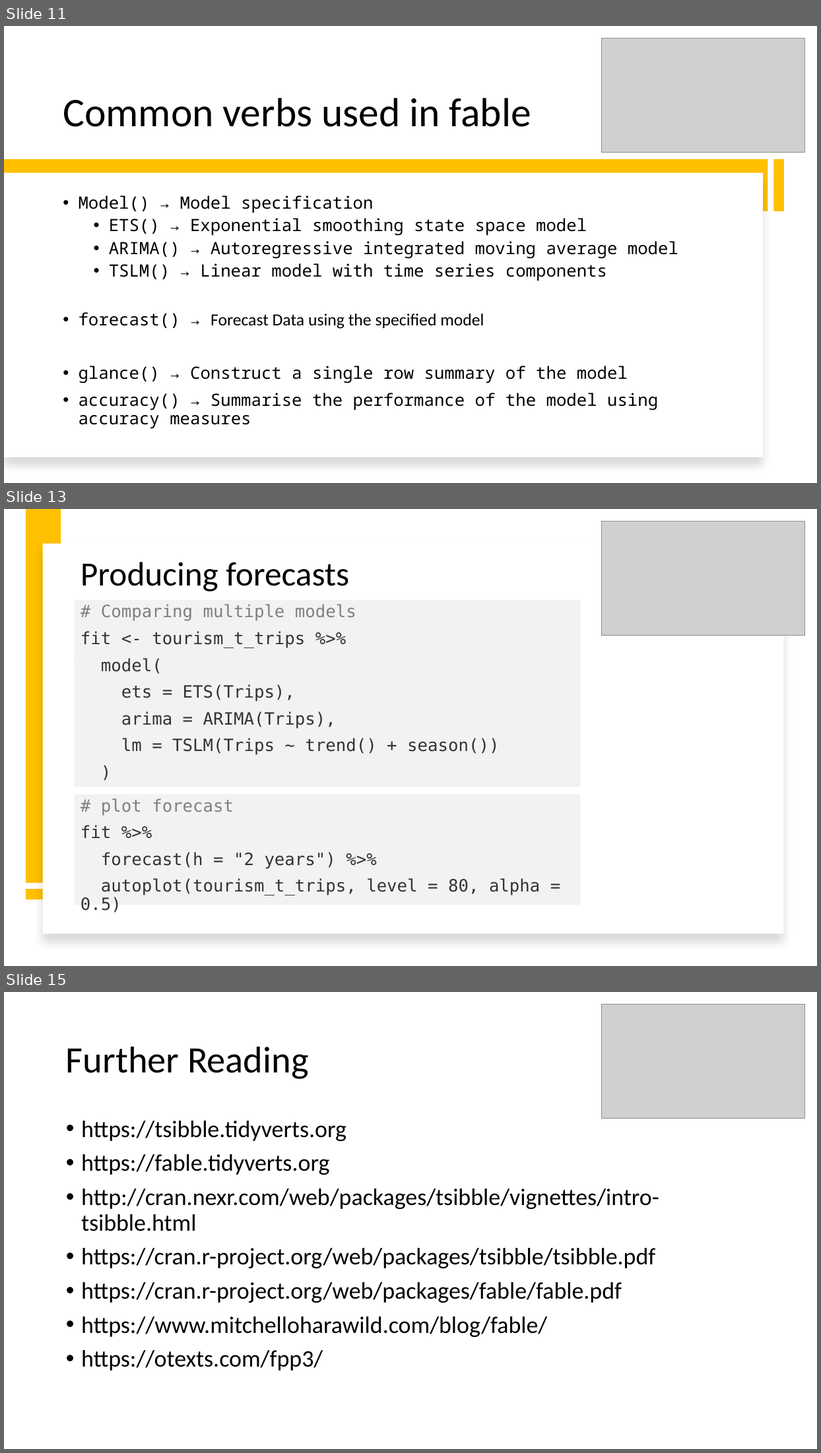
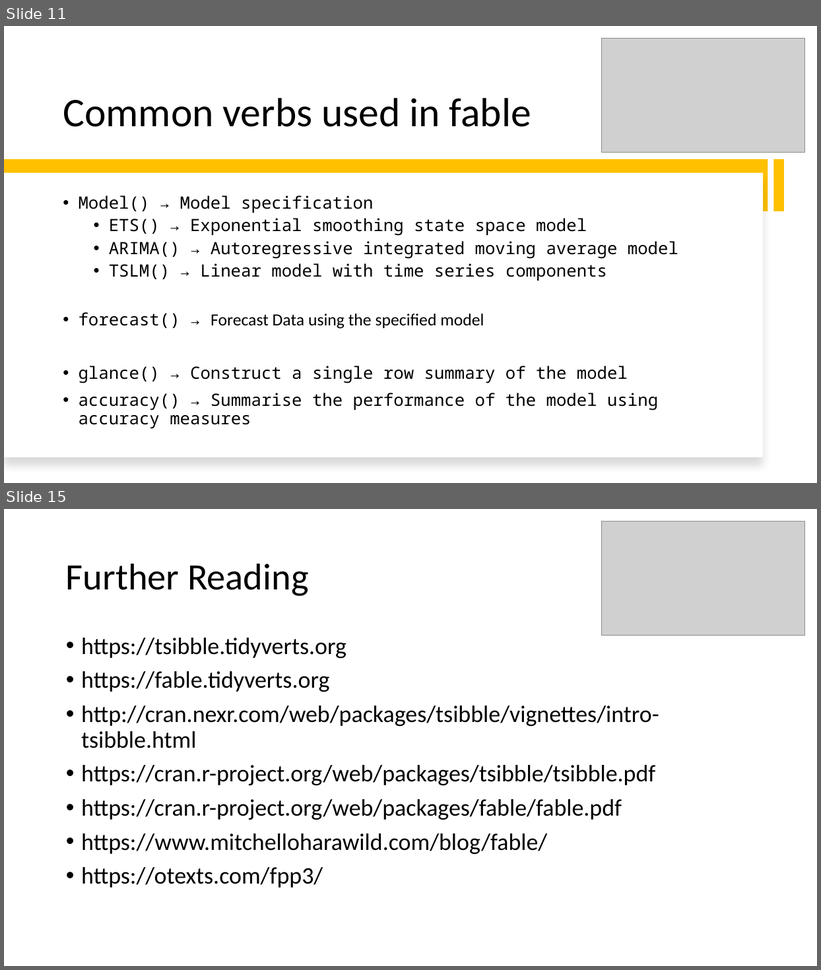
Before and after one commit to intro-to-data-science-22-workshop/-14-temporal-data-with-tsibble-and-fable-Samson-Krafft, a slide deck: tsibble and fable.pptx. Shown one above the other, each under a label of ours: slides 11, 13 and 15 before the commit, slides 11 and 15 after it; the slides between them are not shown. The pictures are 821x1453 and 821x970 pixels, drawn with LibreOffice and Linux fonts; fonts in the diff are those of the drawing; grey boxes stand for pictures; background and template pictures are left out. Boxes give left, top, right and bottom in pixels: in the first picture for what was removed or moved away, otherwise in the second. Text is boxed around its words. In the diff, an @@ line names an element or a change of style, - is before the commit and + after.

```diff
--- a/tsibble and fable.pptx
+++ b/tsibble and fable.pptx
@@ slide 13 removed at bbox=[4, 509, 817, 966], background #FFFFFF @@
@@ rectangle removed at bbox=[26, 509, 61, 883] @@
@@ picture removed at bbox=[602, 521, 805, 636] @@
@@ rectangle removed at bbox=[42, 544, 783, 935] @@
@@ title removed at bbox=[81, 562, 349, 591] @@
-Producing forecasts
@@ rectangle removed at bbox=[74, 601, 580, 788] @@
-# Comparing multiple models
-fit <- tourism_t_trips %>%
-model(
-ets = ETS(Trips),
-arima = ARIMA(Trips),
-lm = TSLM(Trips ~ trend() + season())
-)
@@ rectangle removed at bbox=[74, 660, 403, 662] @@
@@ rectangle removed at bbox=[74, 795, 580, 906] @@
-# plot forecast
-fit %>%
-forecast(h = "2 years") %>%
-autoplot(tourism_t_trips, level = 80, alpha = 0.5)
@@ rectangle removed at bbox=[26, 889, 61, 900] @@
```
Also in this commit, not shown: 4 slides changed, 1 slide added.
